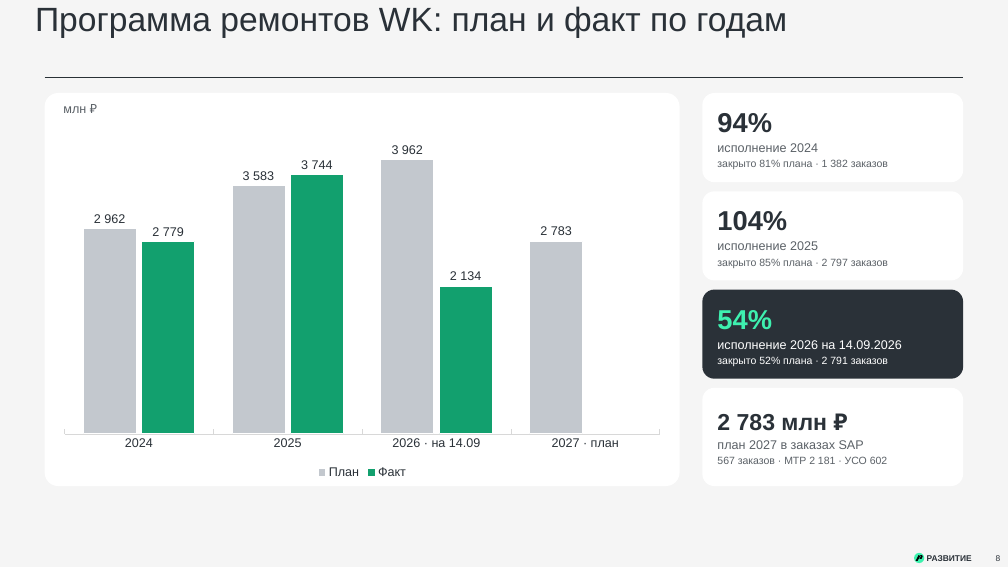
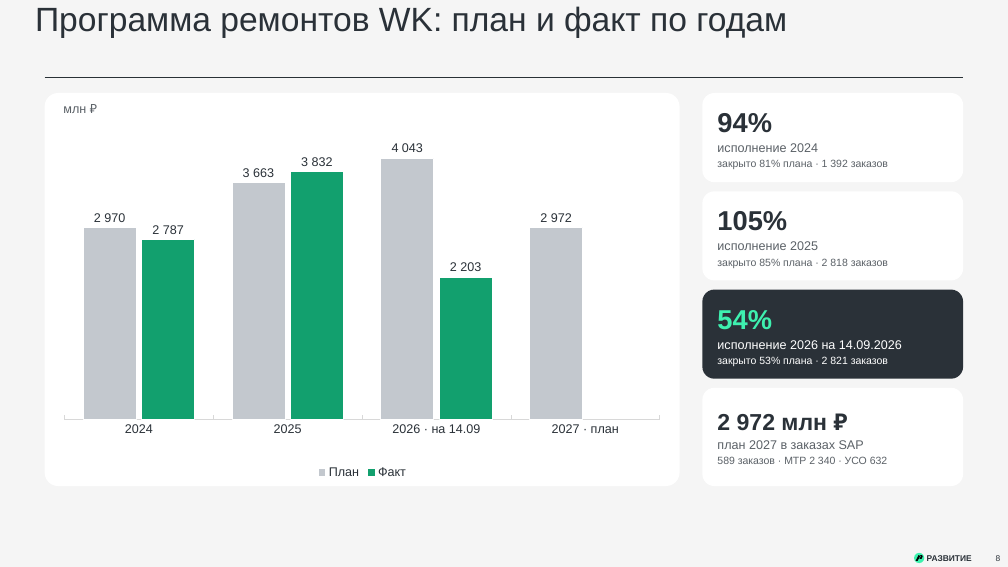
Before and after one commit to victorekuznetsov/TZ, a slide deck: slide 8 of exports/WK_ispolnenie_2024-2026_plan_2027.pptx. Drawn at 1008x567 pixels with LibreOffice and Linux fonts; fonts in the diff are those of the drawing. Boxes give left, top, right and bottom in pixels: in the first picture for what was removed or moved away, otherwise in the second. Text is boxed around its words. In the diff, an @@ line names an element or a change of style, - is before the commit and + after.

```diff
--- a/exports/WK_ispolnenie_2024-2026_plan_2027.pptx
+++ b/exports/WK_ispolnenie_2024-2026_plan_2027.pptx
@@ column chart at (52,119,672,482) @@
-План: 2962, 3583, 3962, 2783
+План: 2970, 3663, 4043, 2972
@@ Факт, 2024: 2779 to 2787 @@
@@ Факт, 2025: 3744 to 3832 @@
@@ Факт, 2026 · на 14.09: 2134 to 2203 @@
@@ value axis changed @@
@@ text at (717,211,787,231): text changed @@
-104%
+105%
@@ text at (717,258,888,268): text changed @@
-закрыто 85% плана · 2 797 заказов
+закрыто 85% плана · 2 818 заказов
@@ text at (717,356,888,366): text changed @@
-закрыто 52% плана · 2 791 заказов
+закрыто 53% плана · 2 821 заказов
@@ text at (717,414,827,431): text changed @@
-2 783 млн ₽
+2 972 млн ₽
@@ text at (717,456,887,464): text changed @@
-567 заказов · МТР 2 181 · УСО 602
+589 заказов · МТР 2 340 · УСО 632
```
Also in this commit, not shown: 27 other slides changed, 1 other file.
